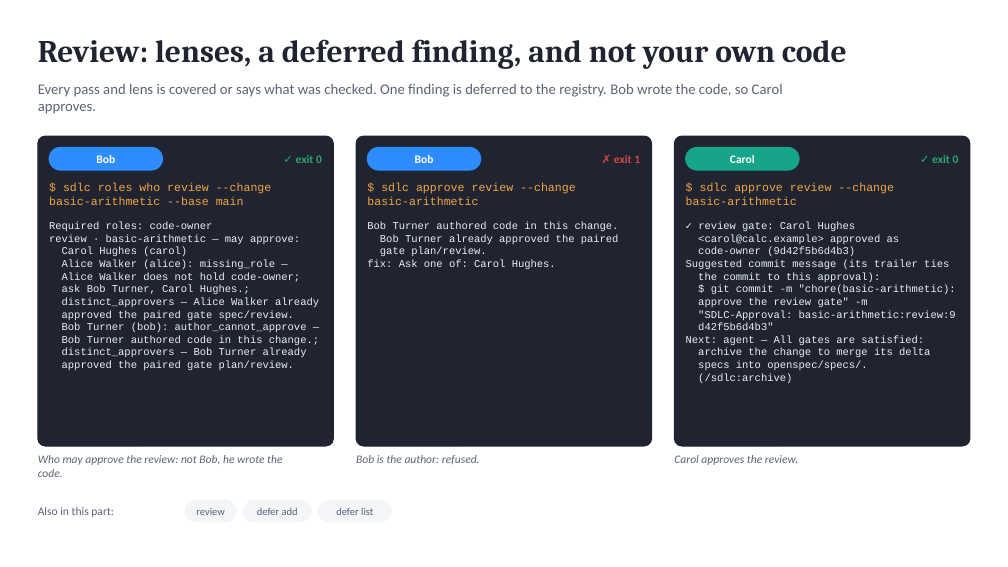
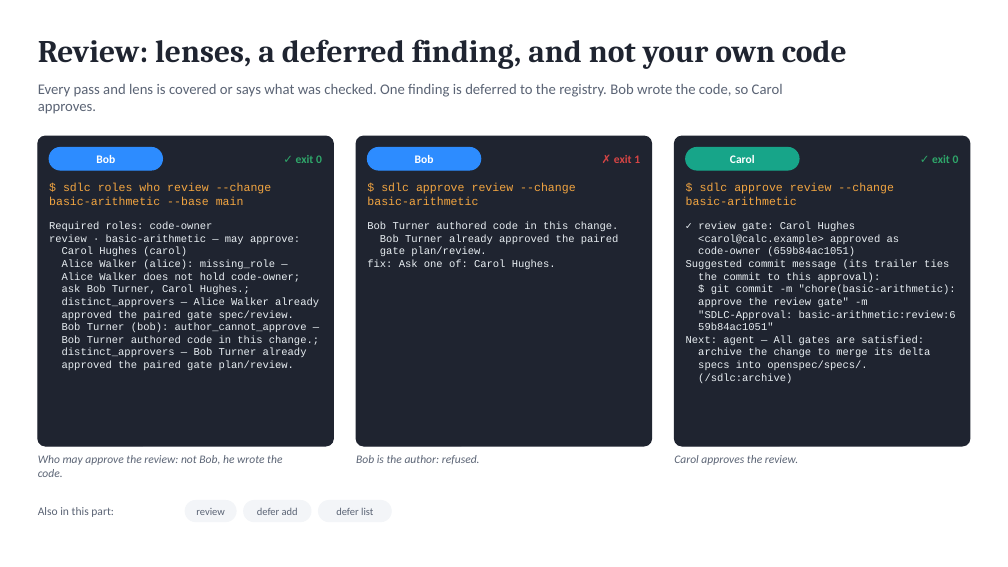
Before and after one commit to marin-ai-tech/sdlc, a slide deck: slide 12 of docs/demo/sdlc-calculator-demo.en.pptx. Drawn at 1008x567 pixels with LibreOffice and Linux fonts; fonts in the diff are those of the drawing. Boxes give left, top, right and bottom in pixels: in the first picture for what was removed or moved away, otherwise in the second. Text is boxed around its words. In the diff, an @@ line names an element or a change of style, - is before the commit and + after.

```diff
--- a/docs/demo/sdlc-calculator-demo.en.pptx
+++ b/docs/demo/sdlc-calculator-demo.en.pptx
@@ text at (698, 247, 855, 256): text changed @@
-code-owner (9d42f5b6d4b3)
+code-owner (659b84ac1051)
@@ text at (698, 310, 956, 330): text changed @@
-"SDLC-Approval: basic-arithmetic:review:9
-d42f5b6d4b3"
+"SDLC-Approval: basic-arithmetic:review:6
+59b84ac1051"
```
Also in this commit, not shown: 4 other slides changed, 39 other files.
